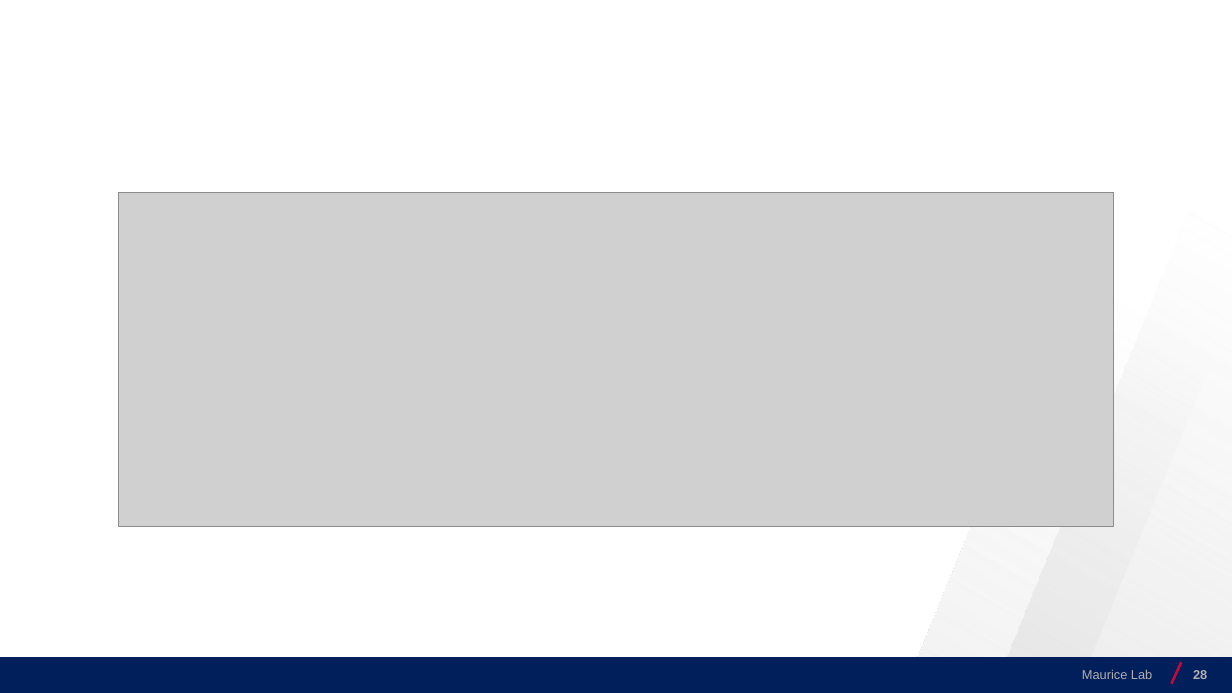
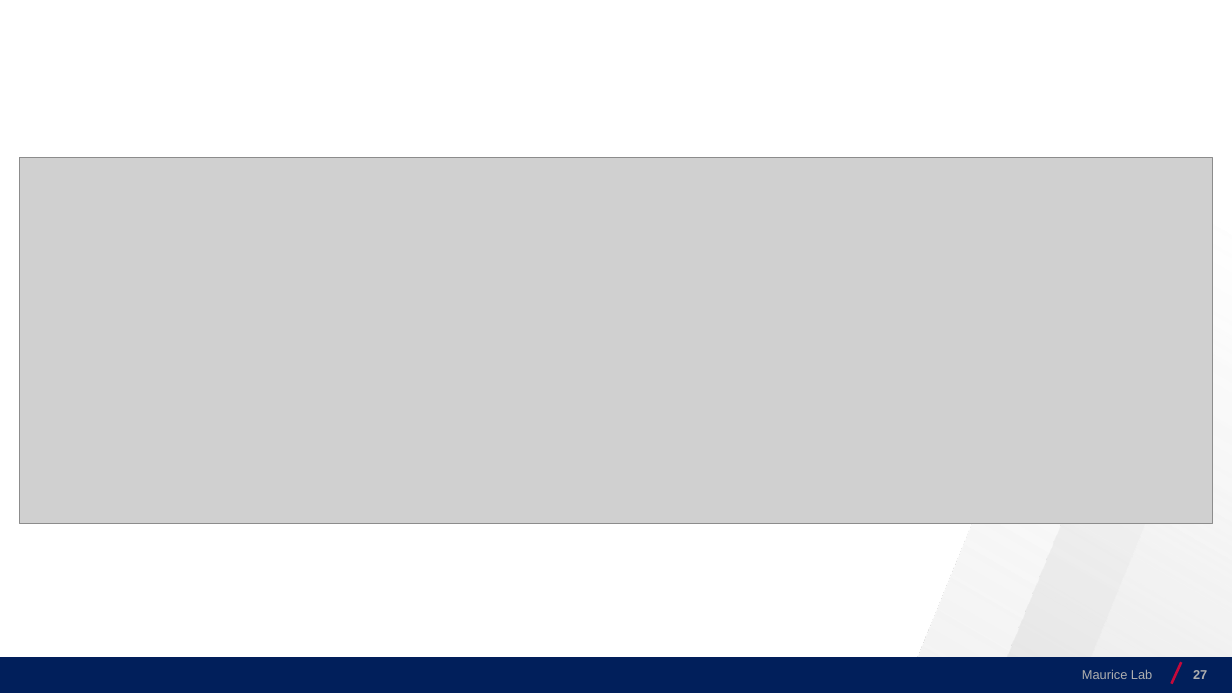
Before and after one commit to josecerv/sponsorship-network, a slide deck: slide 27 of MauriceLab-1113.pptx (slide 28 before the commit). Drawn at 1232x693 pixels with LibreOffice and Linux fonts; fonts in the diff are those of the drawing; grey boxes stand for pictures; background and template pictures are left out. Boxes give left, top, right and bottom in pixels: in the first picture for what was removed or moved away, otherwise in the second. Text is boxed around its words. In the diff, an @@ line names an element or a change of style, - is before the commit and + after.

```diff
--- a/MauriceLab-1113.pptx
+++ b/MauriceLab-1113.pptx
@@ picture: place and size @@
-picture at (118,192,1115,526)
+picture at (19,157,1213,523)
@@ page number at (1193,670,1207,679): text changed @@
-28
+27
```
Also in this commit, not shown: 26 other slides changed, 2 slides removed.
